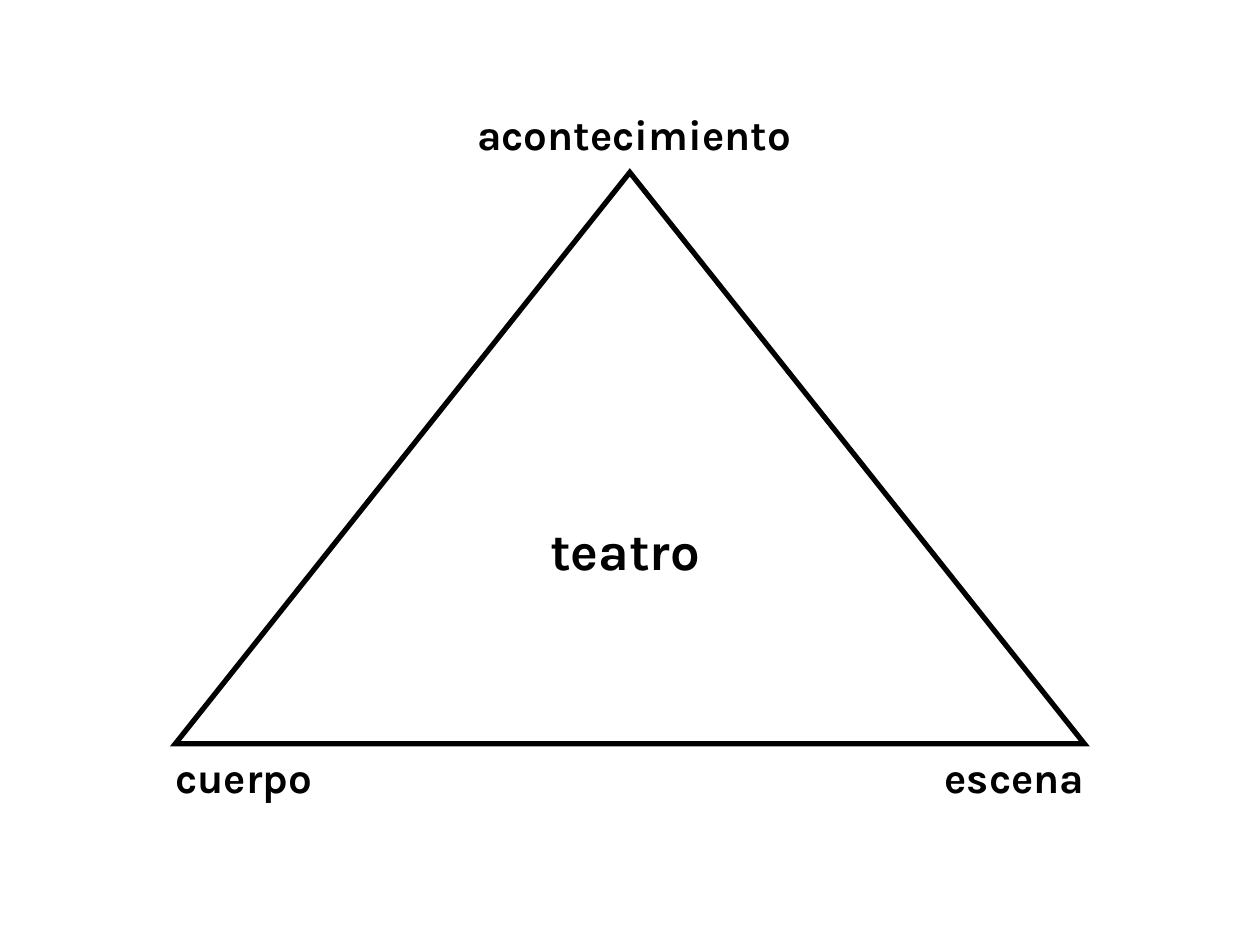
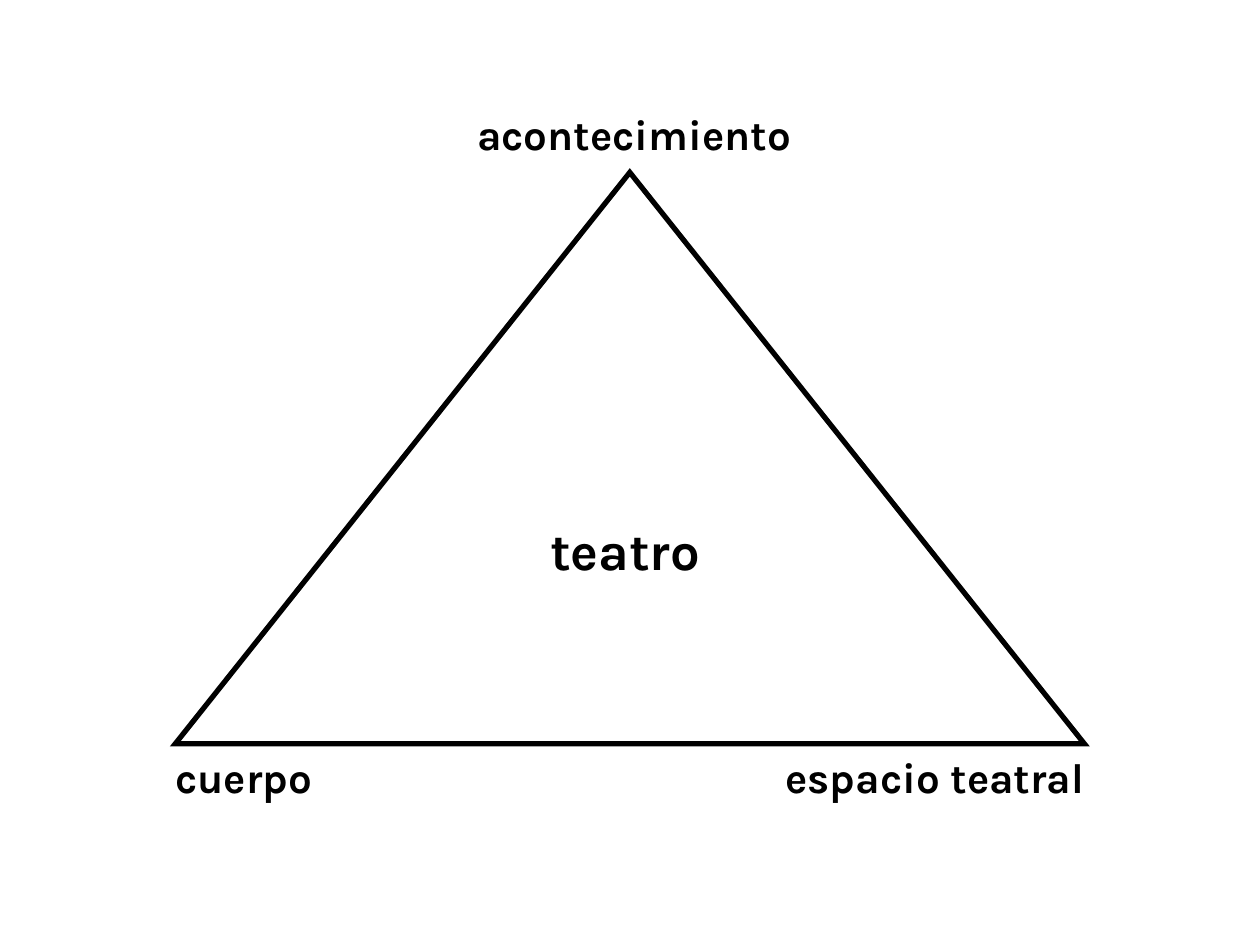
Before and after one commit to adapar-presentations/coloquio-3, a slide deck: slide 6 of powerpoint/tres-lemas.pptx. Drawn at 1260x945 pixels with LibreOffice and Linux fonts; fonts in the diff are those of the drawing. Boxes give left, top, right and bottom in pixels: in the first picture for what was removed or moved away, otherwise in the second. Text is boxed around its words. In the diff, an @@ line names an element or a change of style, - is before the commit and + after.

```diff
--- a/powerpoint/tres-lemas.pptx
+++ b/powerpoint/tres-lemas.pptx
@@ text at (786,763,1085,803): text changed @@
-escena
+espacio teatral
```
Also in this commit, not shown: 1 other file.
